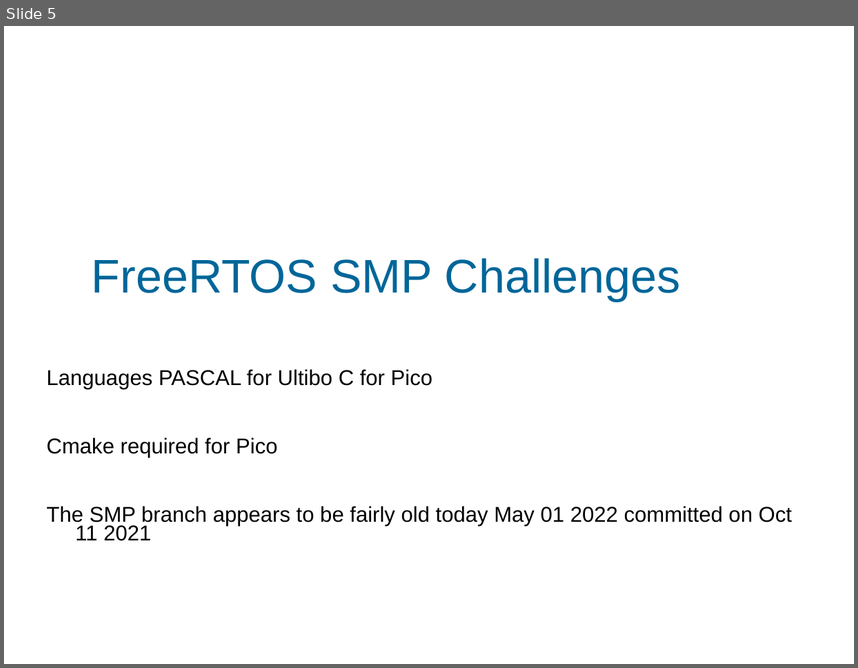
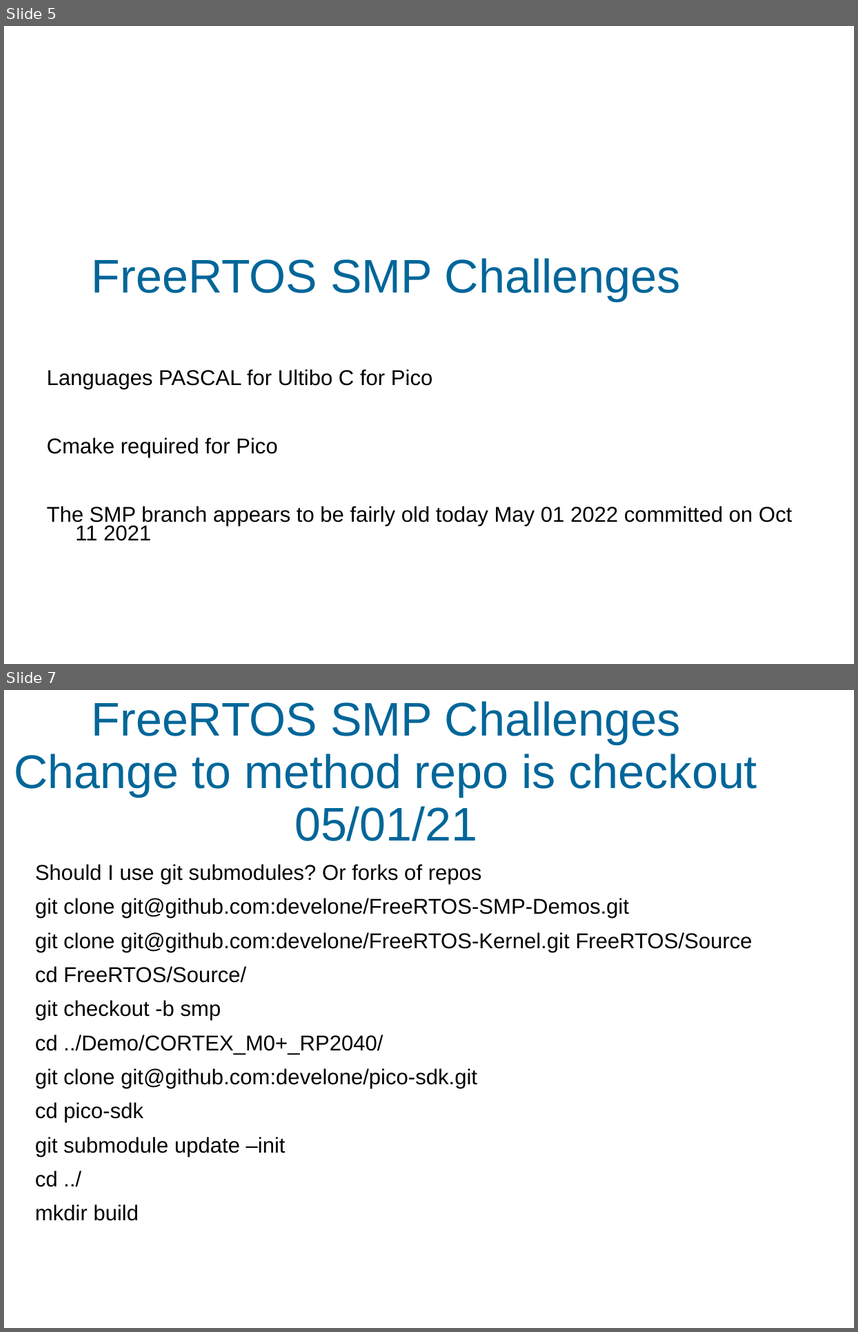
Before and after one commit to develone/rp2040-freertos-project, a slide deck: doc/freeRTOS-SMP.ppt. Shown one above the other, each under a label of ours: slide 5 before the commit, slides 5 and 7 after it; the slides between them are not shown. The pictures are 858x668 and 858x1332 pixels, drawn with LibreOffice and Linux fonts; fonts in the diff are those of the drawing; background and template pictures are left out. Boxes give left, top, right and bottom in pixels: in the first picture for what was removed or moved away, otherwise in the second. Text is boxed around its words. In the diff, an @@ line names an element or a change of style, - is before the commit and + after.

```diff
--- a/doc/freeRTOS-SMP.ppt
+++ b/doc/freeRTOS-SMP.ppt
@@ slide 7 added at (x1=4, y1=690, x2=854, y2=1328), background #FFFFFF @@
@@ title added at (x1=14, y1=701, x2=757, y2=841), 44 pt, text #006699 @@
+FreeRTOS SMP Challenges Change to method repo is checkout
+05/01/21
@@ text added at (x1=35, y1=864, x2=752, y2=1221), 20 pt, text #000000 @@
+Should I use git submodules? Or forks of repos
+git clone git@github.com:develone/FreeRTOS-SMP-Demos.git
+git clone git@github.com:develone/FreeRTOS-Kernel.git FreeRTOS/Source
+cd FreeRTOS/Source/
+git checkout -b smp
+cd ../Demo/CORTEX_M0+_RP2040/
+git clone git@github.com:develone/pico-sdk.git
+cd pico-sdk
+git submodule update –init
+cd ../
+mkdir build
```
Also in this commit, not shown: 1 slide changed, 2 other slides added.
